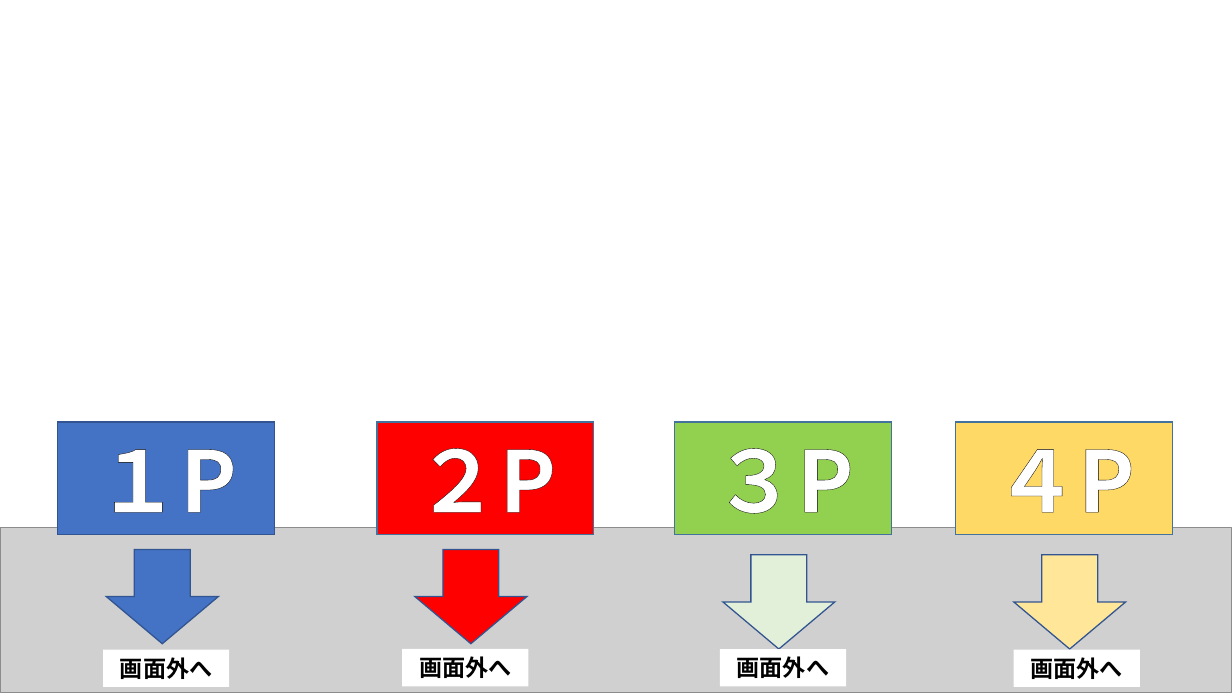
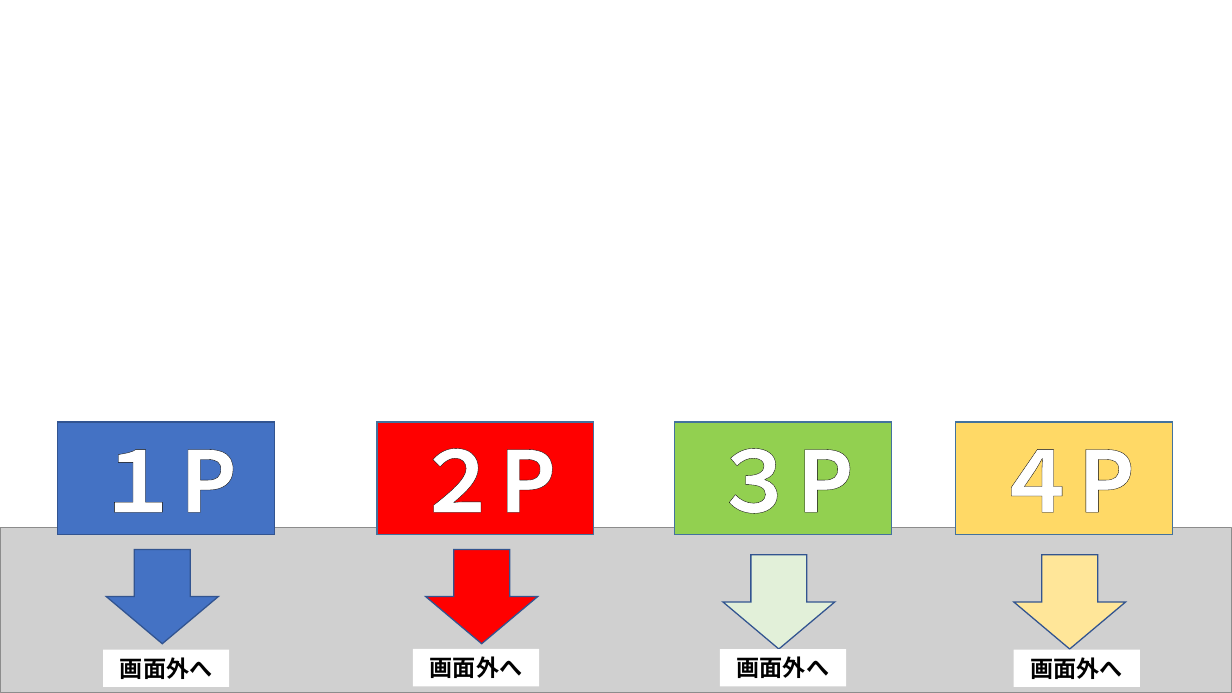
Before and after one commit to MizukiKato0416/sotsugyou_time_kato, a slide deck: slide 47 of 卒業制作_大元タイトル構成.pptx. Drawn at 1232x693 pixels with LibreOffice and Linux fonts; fonts in the diff are those of the drawing; grey boxes stand for pictures; background and template pictures are left out. Boxes give left, top, right and bottom in pixels: in the first picture for what was removed or moved away, otherwise in the second. Text is boxed around its words. In the diff, an @@ line names an element or a change of style, - is before the commit and + after.

```diff
--- a/卒業制作_大元タイトル構成.pptx
+++ b/卒業制作_大元タイトル構成.pptx
@@ down arrow: place and size @@
-down arrow at (415,550,527,644)
+down arrow at (426,550,538,644)
@@ rectangle "画面外へ": place and size @@
-rectangle "画面外へ" at (402,649,529,686)
+rectangle "画面外へ" at (413,649,540,686)
```
Also in this commit, not shown: 3 slides added, 1 other file.
